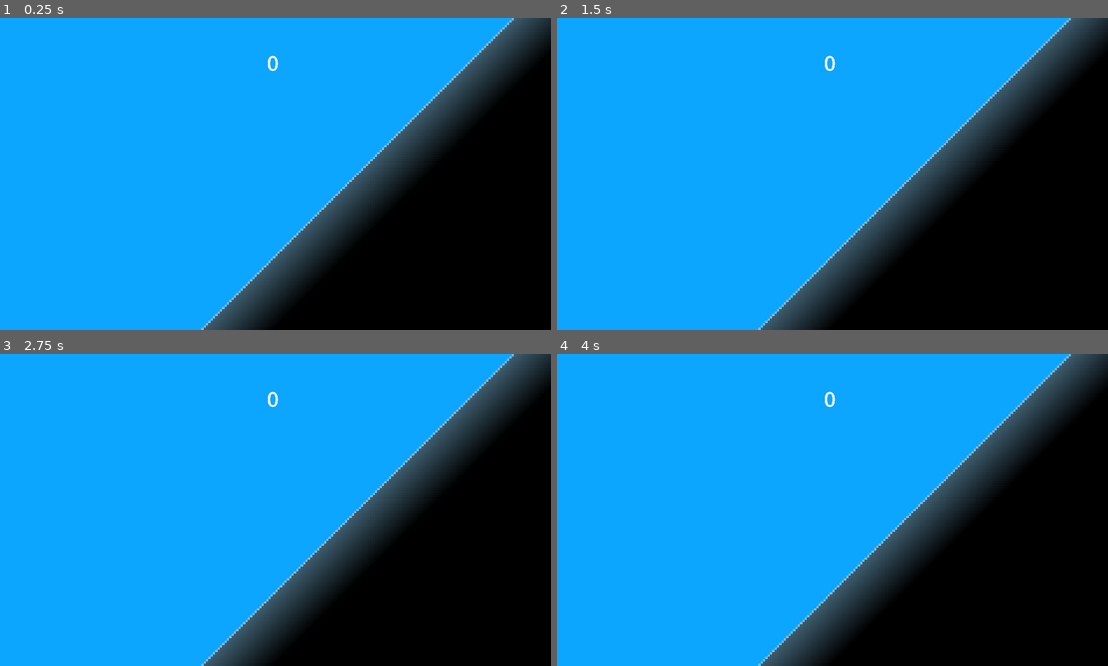
Above: before the commit, frames 1-4 (two rows, left to right).
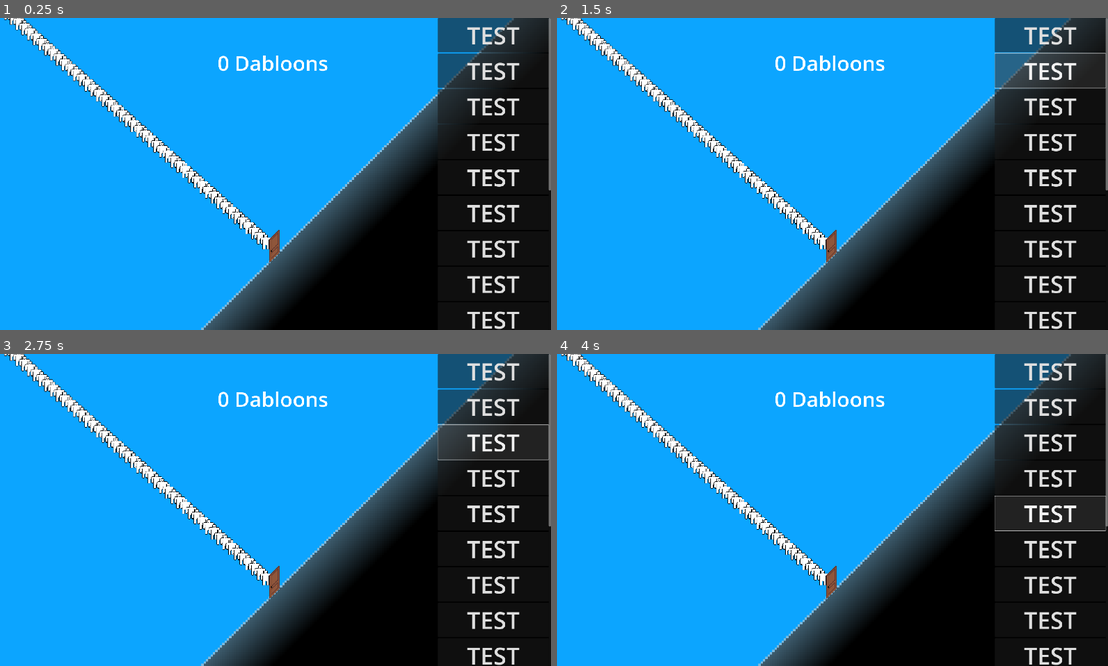
Above: after the commit, the same moments.

Repository: Kapsulon/Door-Clicker
Game: Godot game, scene res://scenes/main.tscn
The game is run twice, just before and just after one commit, with the same random seed, the same clock (stepped at 60 frames per second) and the same inputs.
Inputs (mouse positions are in pixels of both pictures, inside the frame that each line leads up to):
- Up to frame 1 (0.25 s): no input
- Up to frame 2 (1.5 s): click (1052, 36) at 0.5 s, where only the run after the commit has a clickable "TEST"; click (1052, 71) at 1.25 s, where only the run after the commit has a clickable "TEST"
- Up to frame 3 (2.75 s): click (495, 441) at 2 s, where only the run after the commit has a clickable "TEST"
- Up to frame 4 (4 s): click (1052, 478) at 2.75 s, where only the run after the commit has a clickable "TEST"; click (1052, 513) at 3.5 s, where only the run after the commit has a clickable "TEST"

The runs differ from the first frame. In frame 1, 8.1% of the frame differs, in the area x 0-100%, y 0-100%; in frame 2, 8.6%; in frame 3, 9.2%; in frame 4, 10%.

Commit message:
ADD: clicking

Diff:
--- /dev/null
+++ b/scenes/guy_in_line.tscn
@@ -0,0 +1,10 @@
+[gd_scene load_steps=2 format=3 uid="uid://c1alw23py2rgn"]
+
+[ext_resource type="Texture2D" uid="uid://b63caaaeqmvub" path="res://assets/guy.png" id="1_o2bay"]
+
+[node name="GuyInLine" type="PathFollow2D"]
+rotates = false
+
+[node name="Guy" type="Sprite2D" parent="."]
+scale = Vector2(1.5, 1.5)
+texture = ExtResource("1_o2bay")
--- a/scenes/main.tscn
+++ b/scenes/main.tscn
@@ -1,7 +1,9 @@
-[gd_scene load_steps=5 format=3 uid="uid://bmuohnt75jg7y"]
+[gd_scene load_steps=8 format=3 uid="uid://bmuohnt75jg7y"]
 
 [ext_resource type="Script" path="res://scripts/main.gd" id="1_eklex"]
 [ext_resource type="Texture2D" uid="uid://0dq2lwp1hffn" path="res://assets/tileset.png" id="2_xup43"]
+[ext_resource type="Script" path="res://scripts/line.gd" id="3_3i8gt"]
+[ext_resource type="Texture2D" uid="uid://b4f1k2gc8fg7l" path="res://assets/door.png" id="4_jba30"]
 
 [sub_resource type="TileSetAtlasSource" id="TileSetAtlasSource_ylbwt"]
 texture = ExtResource("2_xup43")
@@ -17,6 +19,12 @@
 tile_size = Vector2i(256, 256)
 sources/0 = SubResource("TileSetAtlasSource_ylbwt")
 
+[sub_resource type="Curve2D" id="Curve2D_gdais"]
+_data = {
+"points": PackedVector2Array(0, 0, 0, 0, 45, -13, 0, 0, 0, 0, 956.538, 794.706)
+}
+point_count = 2
+
 [node name="world" type="Node"]
 script = ExtResource("1_eklex")
 
@@ -27,6 +35,14 @@
 
 [node name="UI" type="Control" parent="."]
 layout_mode = 3
+anchors_preset = 15
+anchor_right = 1.0
+anchor_bottom = 1.0
+grow_horizontal = 2
+grow_vertical = 2
+
+[node name="click" type="Control" parent="UI"]
+layout_mode = 1
 anchors_preset = 15
 anchor_right = 1.0
 anchor_bottom = 1.0
@@ -47,12 +63,112 @@
 vertical_alignment = 1
 metadata/_edit_use_anchors_ = true
 
-[node name="click" type="Control" parent="."]
-layout_mode = 3
-anchors_preset = 15
+[node name="ScrollContainer" type="ScrollContainer" parent="UI"]
+layout_mode = 1
+anchors_preset = -1
+anchor_left = 0.796354
 anchor_right = 1.0
 anchor_bottom = 1.0
-grow_horizontal = 2
+grow_horizontal = 0
 grow_vertical = 2
+metadata/_edit_use_anchors_ = true
 
-[connection signal="gui_input" from="click" to="." method="_on_click_gui_input"]
+[node name="VBoxContainer" type="VBoxContainer" parent="UI/ScrollContainer"]
+layout_mode = 2
+size_flags_horizontal = 3
+metadata/_edit_use_anchors_ = true
+
+[node name="Button" type="Button" parent="UI/ScrollContainer/VBoxContainer"]
+layout_mode = 2
+theme_override_font_sizes/font_size = 81
+text = "TEST"
+
+[node name="Button2" type="Button" parent="UI/ScrollContainer/VBoxContainer"]
+layout_mode = 2
+theme_override_font_sizes/font_size = 81
+text = "TEST"
+
+[node name="Button3" type="Button" parent="UI/ScrollContainer/VBoxContainer"]
+layout_mode = 2
+theme_override_font_sizes/font_size = 81
+text = "TEST"
+
+[node name="Button4" type="Button" parent="UI/ScrollContainer/VBoxContainer"]
+layout_mode = 2
+theme_override_font_sizes/font_size = 81
+text = "TEST"
+
+[node name="Button5" type="Button" parent="UI/ScrollContainer/VBoxContainer"]
+layout_mode = 2
+theme_override_font_sizes/font_size = 81
+text = "TEST"
+
+[node name="Button6" type="Button" parent="UI/ScrollContainer/VBoxContainer"]
+layout_mode = 2
+theme_override_font_sizes/font_size = 81
+text = "TEST"
+
+[node name="Button7" type="Button" parent="UI/ScrollContainer/VBoxContainer"]
+layout_mode = 2
+theme_override_font_sizes/font_size = 81
+text = "TEST"
+
+[node name="Button8" type="Button" parent="UI/ScrollContainer/VBoxContainer"]
+layout_mode = 2
+theme_override_font_sizes/font_size = 81
+text = "TEST"
+
+[node name="Button9" type="Button" parent="UI/ScrollContainer/VBoxContainer"]
+layout_mode = 2
+theme_override_font_sizes/font_size = 81
+text = "TEST"
+
+[node name="Button10" type="Button" parent="UI/ScrollContainer/VBoxContainer"]
+layout_mode = 2
+theme_override_font_sizes/font_size = 81
+text = "TEST"
+
+[node name="Button11" type="Button" parent="UI/ScrollContainer/VBoxContainer"]
+layout_mode = 2
+theme_override_font_sizes/font_size = 81
+text = "TEST"
+
+[node name="Button12" type="Button" parent="UI/ScrollContainer/VBoxContainer"]
+layout_mode = 2
+theme_override_font_sizes/font_size = 81
+text = "TEST"
+
+[node name="Button13" type="Button" parent="UI/ScrollContainer/VBoxContainer"]
+layout_mode = 2
+theme_override_font_sizes/font_size = 81
+text = "TEST"
+
+[node name="Button14" type="Button" parent="UI/ScrollContainer/VBoxContainer"]
+layout_mode = 2
+theme_override_font_sizes/font_size = 81
+text = "TEST"
+
+[node name="Button15" type="Button" parent="UI/ScrollContainer/VBoxContainer"]
+layout_mode = 2
+theme_override_font_sizes/font_size = 81
+text = "TEST"
+
+[node name="Button16" type="Button" parent="UI/ScrollContainer/VBoxContainer"]
+layout_mode = 2
+theme_override_font_sizes/font_size = 81
+text = "TEST"
+
+[node name="Path2D" type="Path2D" parent="."]
+position = Vector2(-85.972, -75.7881)
+scale = Vector2(1.08827, 1.09322)
+curve = SubResource("Curve2D_gdais")
+script = ExtResource("3_3i8gt")
+
+[node name="Door" type="Sprite2D" parent="."]
+z_index = 4096
+position = Vector2(989, 805)
+scale = Vector2(1.5, 1.5)
+texture = ExtResource("4_jba30")
+hframes = 2
+
+[connection signal="gui_input" from="UI/click" to="." method="_on_click_gui_input"]
--- /dev/null
+++ b/scripts/line.gd
@@ -0,0 +1,31 @@
+@tool extends Path2D
+
+var guy_in_line = preload("res://scenes/guy_in_line.tscn")
+
+@export var generate_line: bool = false:
+    set(n_generate_line):
+        for i in range(50):
+            var tmp = guy_in_line.instantiate()
+            add_child(tmp)
+            tmp.progress_ratio = i / 50.0
+            print(tmp.progress_ratio)
+
+@export var clear_line: bool = false:
+    set(n_clear_line):
+        for child in get_children():
+            child.queue_free()
+
+@export var advance: bool = false:
+    set(n_advance):
+        advance = n_advance
+        if n_advance == false:
+            return
+        for child in get_children():
+            var tw: Tween = create_tween()
+            tw.tween_property(child, "progress_ratio", child.progress_ratio + (1.0 / 50.0), 0.1)
+            child.get_node("Guy").z_index = (child.progress_ratio + (1.0 / 50.0)) * 1000
+            tw.play()
+        get_parent().get_node("Door").frame = 1
+        await get_tree().create_timer(0.1).timeout
+        get_parent().get_node("Door").frame = 0
+        advance = false
--- a/scripts/main.gd
+++ b/scripts/main.gd
@@ -4,35 +4,65 @@
 
 var dabloons: Dictionary = {}
 
+
+func generate_dabloons_store() -> Dictionary:
+    var tmp: Dictionary = {}
+    for ord in ORDERS:
+        tmp[ord] = 0
+    return tmp
+
+
 func _ready() -> void:
-    for ord in ORDERS:
-        dabloons[ord] = 0
-    print(dabloons)
+    dabloons = generate_dabloons_store()
+    $Path2D.generate_line = true
+
 
 func _on_click_gui_input(event: InputEvent) -> void:
-    if event is InputEventMouseButton and event.is_pressed():
-        pass
+    if ((event is InputEventMouseButton and event.button_index == 1) or event is InputEventScreenTouch) and event.is_pressed():
+        $Path2D.advance = !$Path2D.advance
+        var tmp = generate_dabloons_store()
+        tmp["u"] = 1
+        add_dabloons(tmp, dabloons)
+
 
 func _process(delta: float) -> void:
-    # $UI/clicks.text = str(clicks)
-    pass
+    $UI/clicks.text = display_num(dabloons) + " Dabloons"
 
-func display_num() -> String:
+
+func display_num(store: Dictionary) -> String:
     var to_display: Array
     var index: int = 0
     var score: String
 
-    to_display = dabloons.keys()
+    to_display = store.keys()
     to_display.reverse()
-    while (index < ORDERS.size() and dabloons[to_display[index]] == 0):
+    while (index < ORDERS.size() and store[to_display[index]] == 0):
         index += 1
     if (index >= ORDERS.size()):
         index = ORDERS.size() - 1
-    score = str(dabloons[to_display[index]])
+    score = str(store[to_display[index]])
     if (index + 1 < ORDERS.size()):
         if (index + 1 == ORDERS.size() - 1):
-            score = score + "," + str(dabloons[to_display[index + 1]] / 10000) + " "
+            score = score + "." + str(store[to_display[index + 1]] / 10000)
         else:
-            score = score + "," + str(dabloons[to_display[index + 1]] / 10) + " "
+            score = score + "." + str(store[to_display[index + 1]] / 10)
         score = score + to_display[index]
     return score
+
+
+func add_dabloons(from: Dictionary, to: Dictionary) -> void:
+    var index: int = 0
+    var carry: int = 0
+    var tmp: int = 0
+    var from_keys: Array = from.keys()
+    var to_keys: Array = to.keys()
+
+    while (index < ORDERS.size()):
+        tmp = from[from_keys[index]] + to[to_keys[index]] + carry
+        if (index == 0):
+            carry = tmp / 1000000
+            to[to_keys[index]] = tmp % 1000000
+        else:
+            carry = tmp / 1000
+            to[to_keys[index]] = tmp % 1000
+        index += 1
Not shown, added: assets/door.png.import
